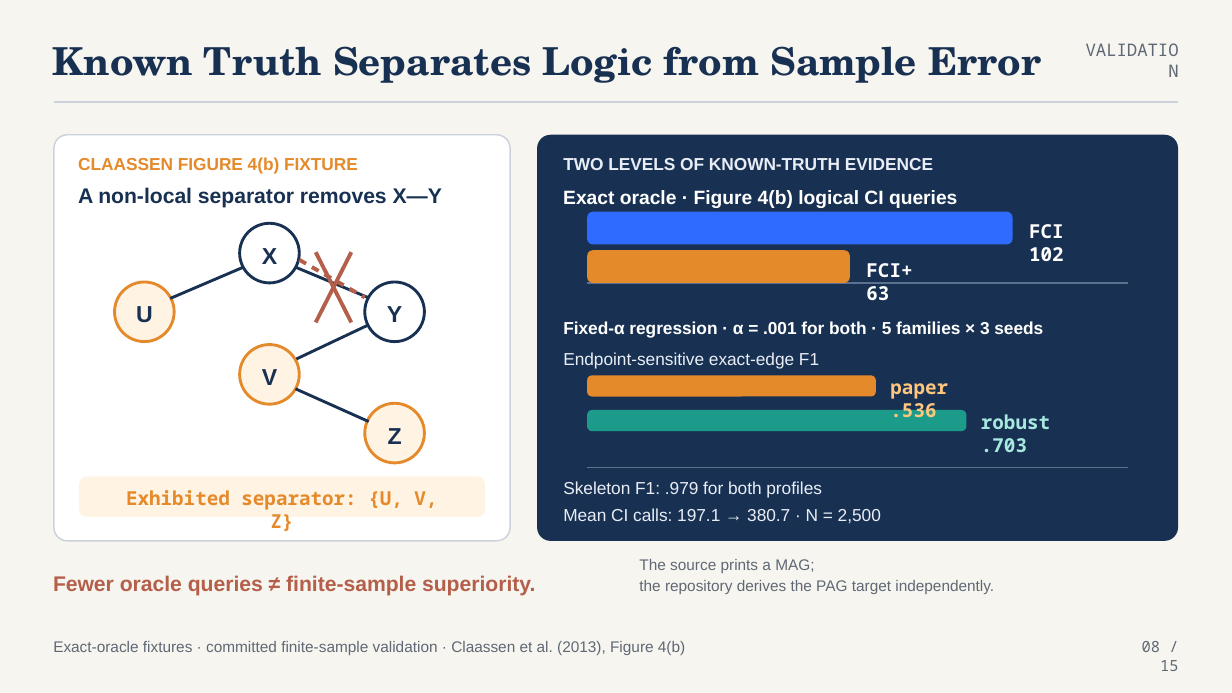
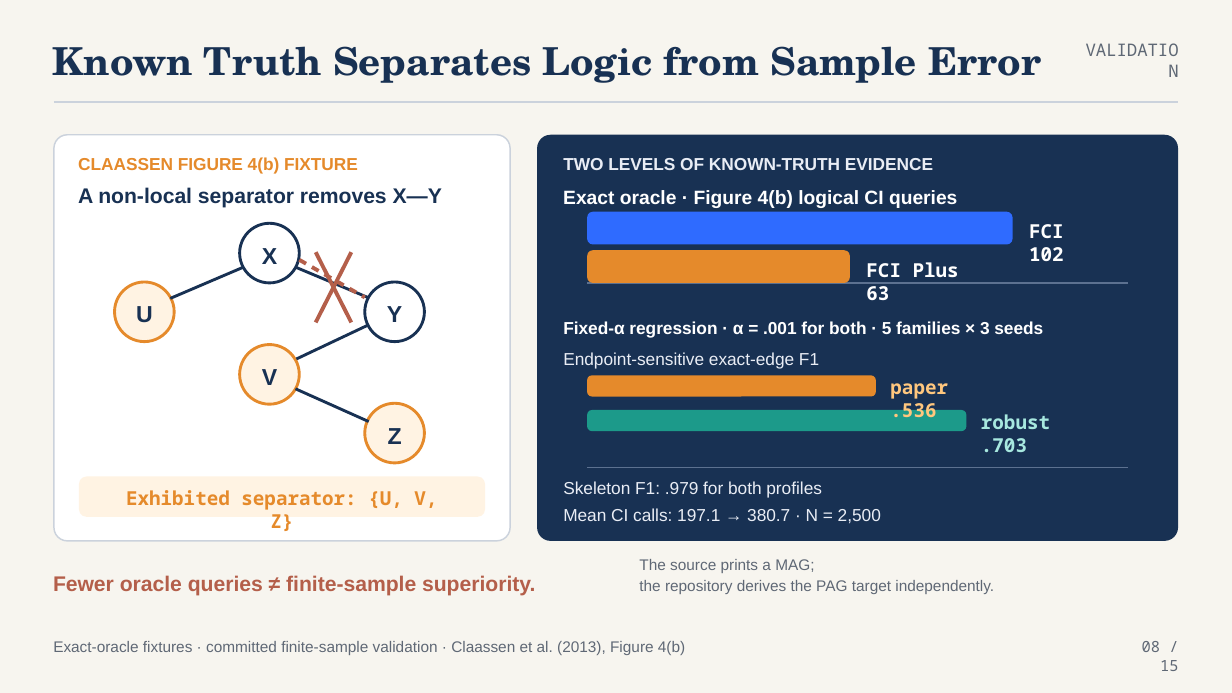
Before and after one commit to ada-yq225/FCI, a slide deck: slide 8 of output/ppt/fci_plus_star_advisor_presentation.pptx. Drawn at 1232x693 pixels with LibreOffice and Linux fonts; fonts in the diff are those of the drawing. Boxes give left, top, right and bottom in pixels: in the first picture for what was removed or moved away, otherwise in the second. Text is boxed around its words. In the diff, an @@ line names an element or a change of style, - is before the commit and + after.

```diff
--- a/output/ppt/fci_plus_star_advisor_presentation.pptx
+++ b/output/ppt/fci_plus_star_advisor_presentation.pptx
@@ text at [866, 262, 959, 300]: text changed @@
-FCI+ 63
+FCI Plus 63
```
Also in this commit, not shown: 13 other slides changed, 31 other files.
